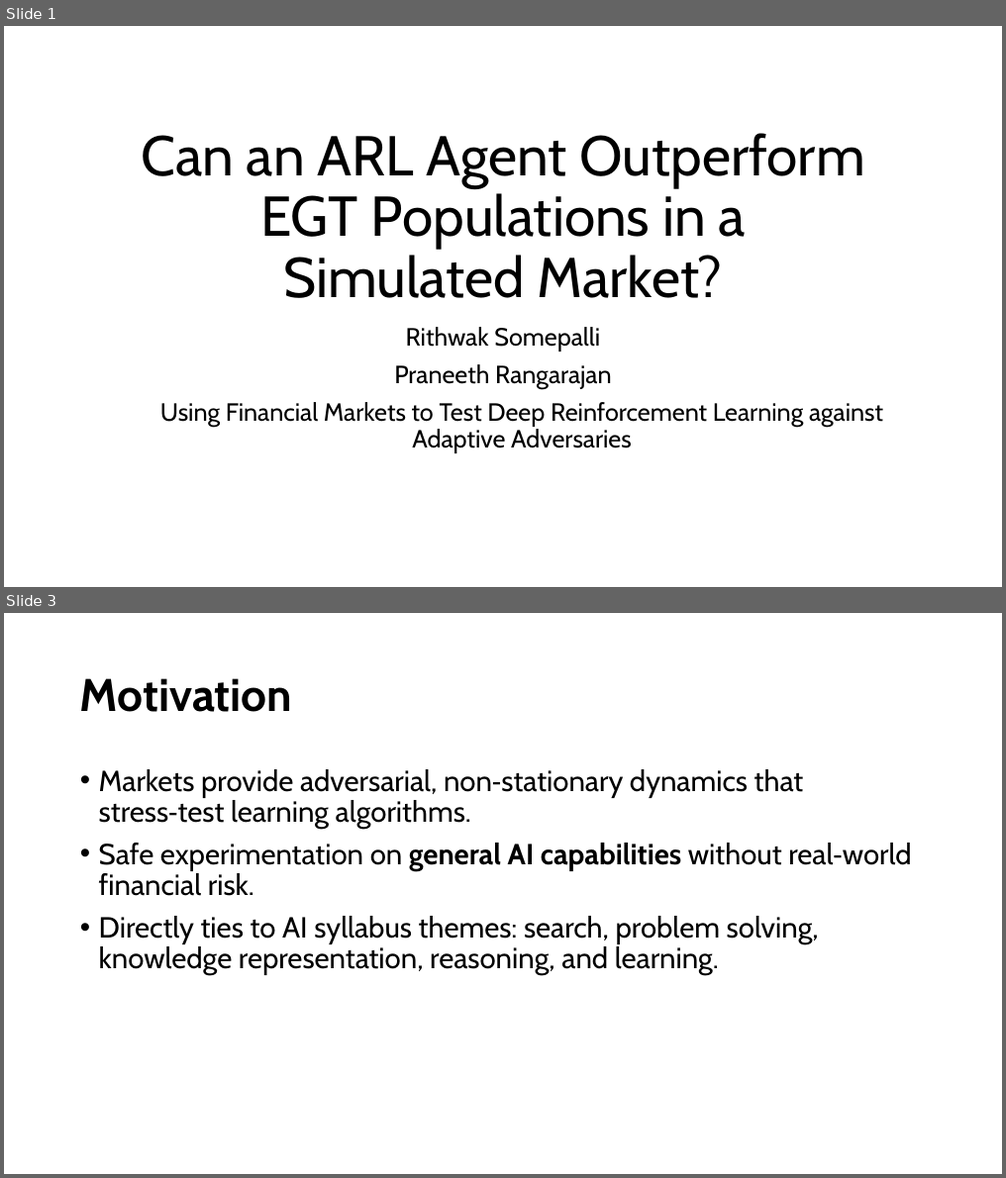
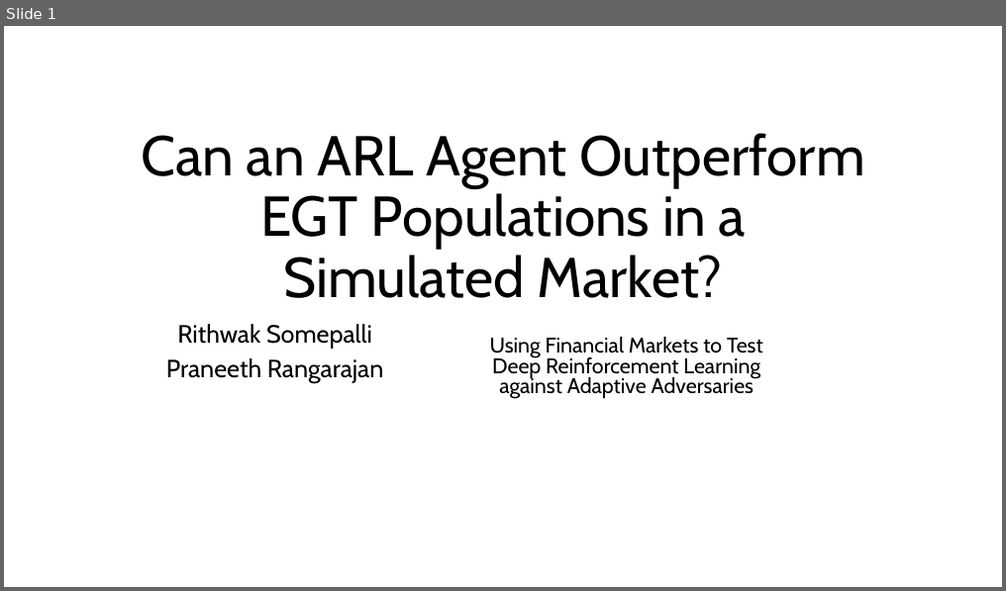
Before and after one commit to Srithwak/Coevolutionary_ARL_vs_EGT_agents_research, a slide deck: presentation.pptx. Shown one above the other, each under a label of ours: slides 1 and 3 before the commit, slide 1 after it; the slides between them are not shown. The pictures are 1006x1178 and 1006x591 pixels, drawn with LibreOffice and Linux fonts; fonts in the diff are those of the drawing. Boxes give left, top, right and bottom in pixels: in the first picture for what was removed or moved away, otherwise in the second. Text is boxed around its words. In the diff, an @@ line names an element or a change of style, - is before the commit and + after.

Commit message:
Pushing initial formatted ppt

```diff
--- a/presentation.pptx
+++ b/presentation.pptx
@@ slide 3 removed at (4, 613, 1002, 1174), background #FFFFFF @@
@@ title removed at (80, 678, 292, 712) @@
-Motivation
@@ text removed at (99, 769, 912, 976) @@
-• Markets provide adversarial, non‑stationary dynamics that stress‑test learning algorithms.
-• Safe experimentation on general AI capabilities without real‑world financial risk.
-• Directly ties to AI syllabus themes: search, problem solving, knowledge representation, reasoning, and learning.
@@ slide 1 changed as well @@
@@ subtitle "Rithwak Somepalli" at (166, 324, 383, 383): line spacing 0.9 to 0.8 @@
@@ text "Using Financial Markets to Test ...": place and size @@
-text "Using Financial Markets to Test ..." at (160, 402, 883, 454)
+text "Using Financial Markets to Test ..." at (490, 337, 763, 399)
@@ text "Using Financial Markets to Test ..." at (490, 337, 763, 399): size 24 to 20.4 pt; line spacing 0.9 to 0.8 @@
```
Also in this commit, not shown: 5 other slides changed, 10 slides added, 8 other slides removed.
